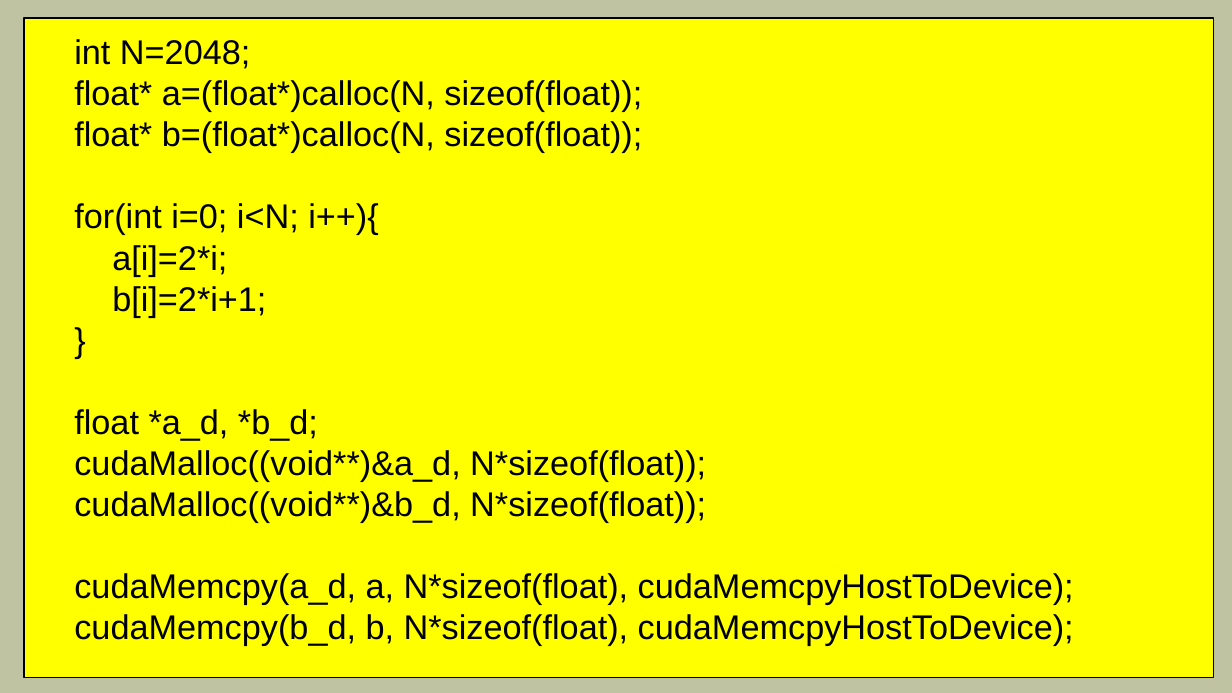
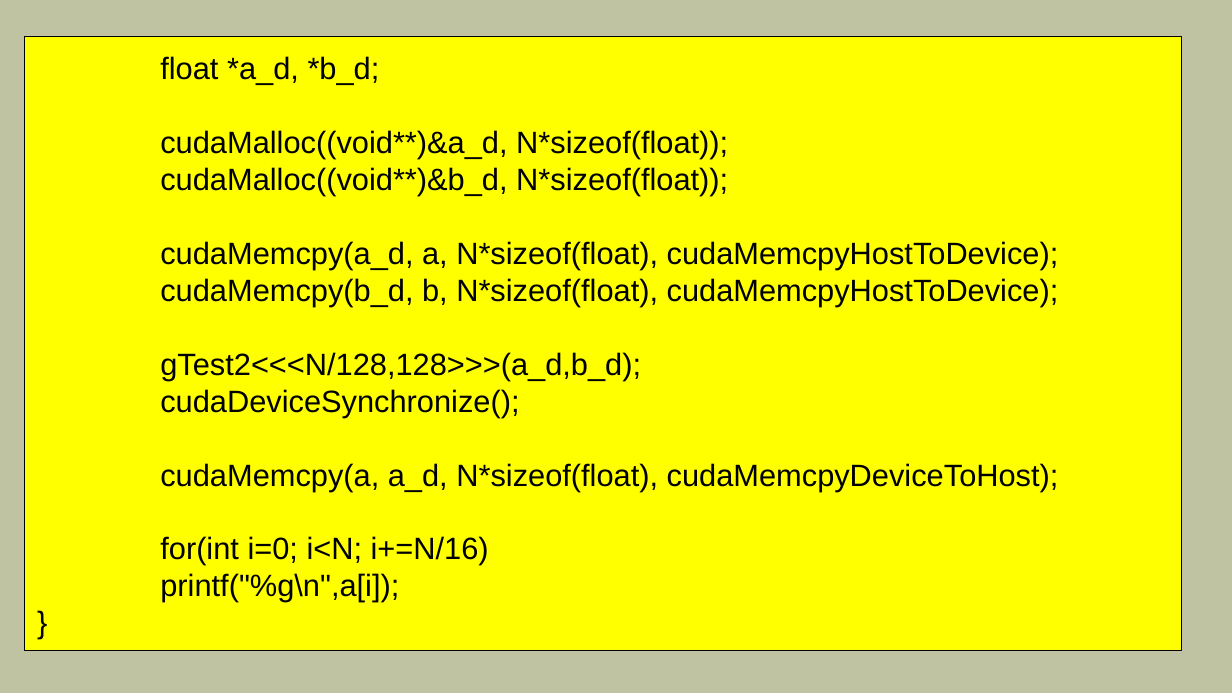
Before and after one commit to mlkv52/sibsutis_cuda_bachelors-2025, a slide deck: slide 8 of Лекции/pptx/Лекция8-ПГП-2025.pptx (slide 4 before the commit). Drawn at 1232x693 pixels with LibreOffice and Linux fonts; fonts in the diff are those of the drawing. Boxes give left, top, right and bottom in pixels: in the first picture for what was removed or moved away, otherwise in the second. Text is boxed around its words. In the diff, an @@ line names an element or a change of style, - is before the commit and + after.

```diff
--- a/Лекции/pptx/Лекция8-ПГП-2025.pptx
+++ b/Лекции/pptx/Лекция8-ПГП-2025.pptx
@@ rectangle "float *a_d, *b_d;": place and size @@
-rectangle "float *a_d, *b_d;" at bbox=[25, 18, 1215, 678]
+rectangle "float *a_d, *b_d;" at bbox=[25, 37, 1181, 652]
@@ text in rectangle at bbox=[74, 39, 642, 317]: paragraphs removed @@
-int N=2048;
-float* a=(float*)calloc(N, sizeof(float));
-float* b=(float*)calloc(N, sizeof(float));
-for(int i=0; i<N; i++){
-a[i]=2*i;
-b[i]=2*i+1;
-}
@@ text in rectangle at bbox=[160, 56, 1059, 306]: size 20 to 18 pt in "float *a_d, *b_d;", "cudaMalloc((void**)&a_d, N*sizeof(float));", "cudaMalloc((void**)&b_d, N*sizeof(float));", "cudaMemcpy(a_d, a, N*sizeof(float), cudaMemcpyHostToDevice);" and 1 more places @@
@@ text in rectangle at bbox=[160, 352, 1059, 602]: paragraphs added @@
+gTest2<<<N/128,128>>>(a_d,b_d);
+cudaDeviceSynchronize();
+cudaMemcpy(a, a_d, N*sizeof(float), cudaMemcpyDeviceToHost);
+for(int i=0; i<N; i+=N/16)
+printf("%g\n",a[i]);
+}
```
Also in this commit, not shown: 4 other slides changed, 26 slides added, 9 slides removed, 6 other files.
